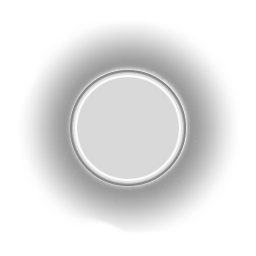
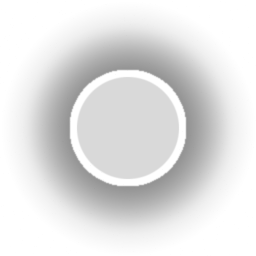
The second 256 x 256 image is a revision of the first. Changes to its layers:
removed layer "Ellipse 1" (1st of 3) over [70, 70, 186, 186]
removed layer "Ellipse 1" (2nd of 3) (was 40%) over [70, 70, 186, 186]
removed layer "Ellipse 1" (3rd of 3) (was 25%) over [70, 70, 186, 186]
renamed "Layer 2" to "Layer 6", painted on it over [5, 5, 252, 252]
